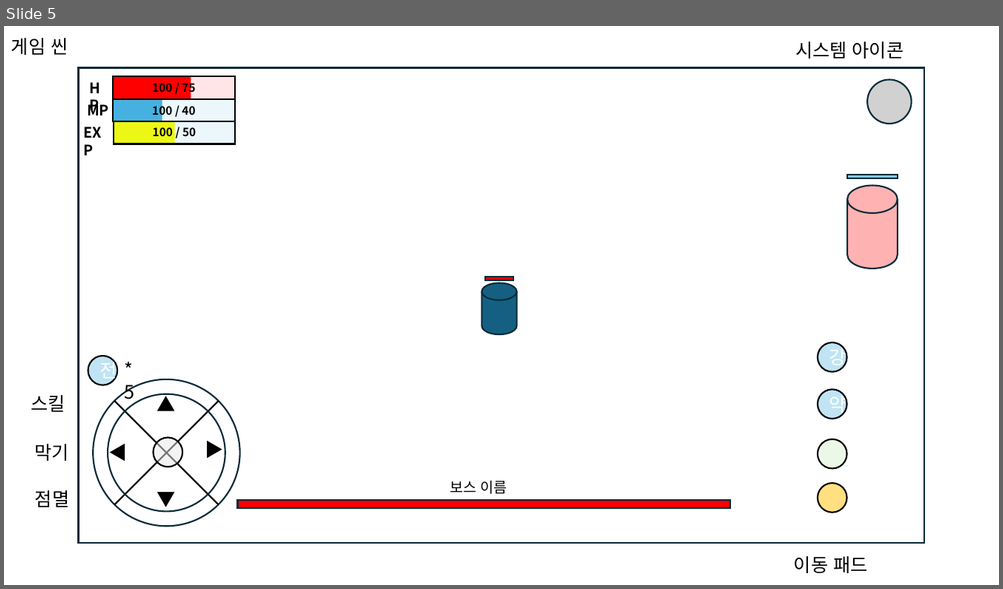
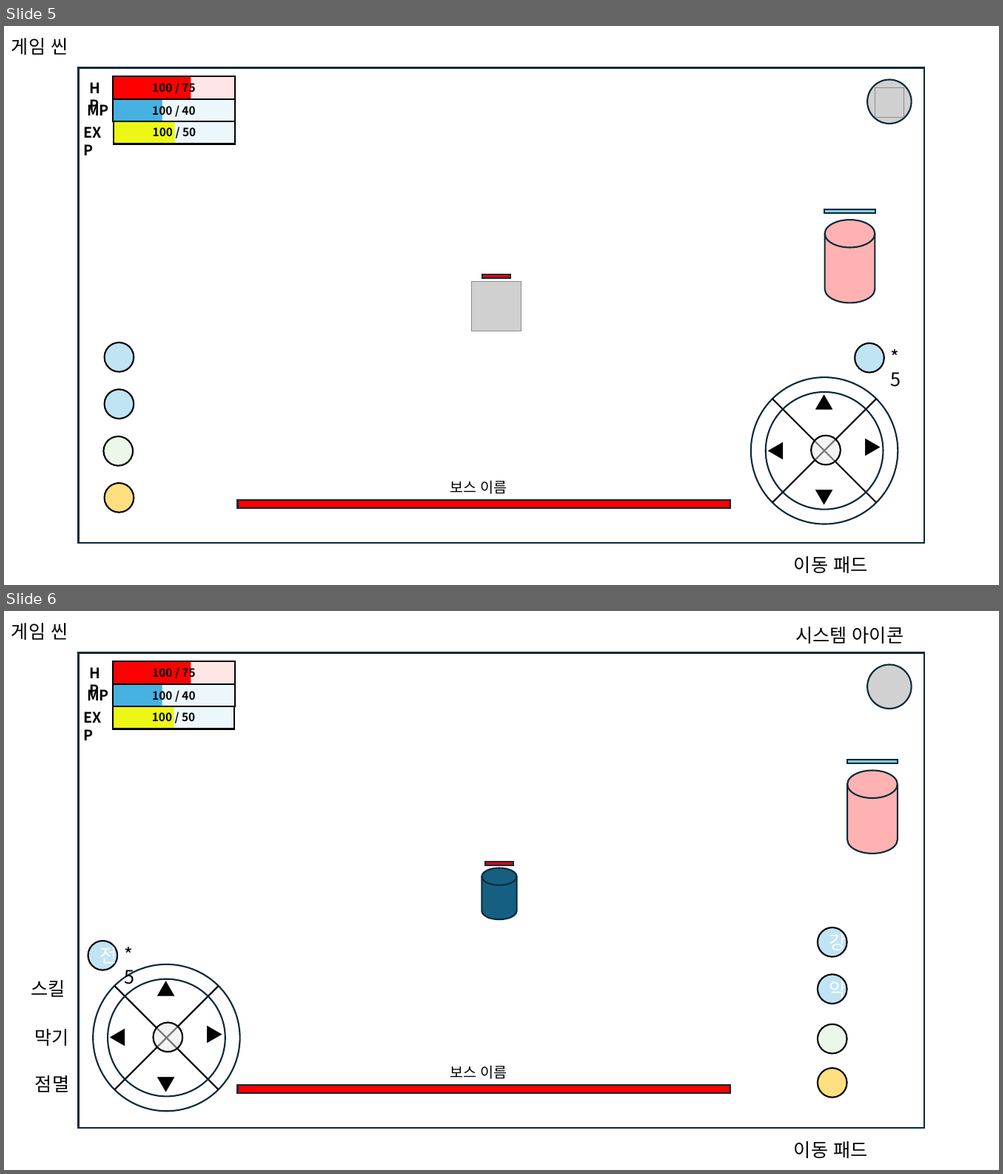
Before and after one commit to gitgiung/SBSAcademy_Team01, a slide deck: 씬 별 UI.pptx. Shown one above the other, each under a label of ours: slide 5 before the commit, slides 5 and 6 after it. The pictures are 1003x589 and 1003x1174 pixels, drawn with LibreOffice and Linux fonts; fonts in the diff are those of the drawing; grey boxes stand for pictures. Boxes give left, top, right and bottom in pixels: in the first picture for what was removed or moved away, otherwise in the second. Text is boxed around its words. In the diff, an @@ line names an element or a change of style, - is before the commit and + after.

```diff
--- a/씬 별 UI.pptx
+++ b/씬 별 UI.pptx
@@ slide 5 added at [4,26,999,585], background #FFFFFF @@
@@ text added at [11,38,68,55], 18 pt, text #000000 @@
+게임 씬
@@ rectangle added at [79,67,925,544], outline #092A39 1.5 pt @@
@@ text added at [82,76,117,101], 14 pt, text #000000, bold @@
+HP
@@ rectangle added at [113,77,190,99], fill #FF0000 @@
@@ rectangle added at [113,77,235,99], fill #FF0000 at 10% opacity, outline #000000 1.5 pt @@
@@ text added at [152,81,195,96], 11 pt, text #000000, bold @@
+100 / 75
@@ ellipse added at [868,80,911,124], fill #D1D1D1, outline #092A39 1.5 pt @@
@@ picture added at [875,88,904,117] @@
@@ text added at [87,101,109,116], 14 pt, text #000000, bold @@
+MP
@@ rectangle added at [113,99,162,121], fill #46B1E1 @@
@@ rectangle added at [113,99,235,121], fill #46B1E1 at 10% opacity, outline #000000 1.5 pt @@
@@ text added at [152,103,195,118], 11 pt, text #000000, bold @@
+100 / 40
@@ text added at [77,120,118,145], 14 pt, text #000000, bold @@
+EXP
@@ rectangle added at [113,121,174,144], fill #FFFF00 @@
@@ rectangle added at [113,121,235,144], fill #46B1E1 at 10% opacity, outline #000000 1.5 pt @@
@@ text added at [153,127,196,136], 11 pt, text #000000, bold @@
+100 / 50
@@ rectangle added at [824,210,875,213], fill #83CBEB, outline #092A39 1.5 pt @@
@@ cylinder added at [825,220,875,304], fill #FF0000 at 30% opacity, outline #092A39 1.5 pt @@
@@ picture added at [471,282,521,332] @@
@@ rectangle added at [481,275,510,279], fill #FF0000, outline #092A39 1.5 pt @@
@@ ellipse added at [105,343,134,372], fill #83CBEB at 50% opacity, outline #000000 1.5 pt @@
@@ ellipse added at [854,344,884,373], fill #83CBEB at 50% opacity, outline #000000 1.5 pt @@
@@ text added at [891,372,901,387], 18 pt, text #000000 @@
+*5
@@ ellipse added at [105,389,134,418], fill #83CBEB at 50% opacity, outline #000000 1.5 pt @@
@@ ellipse added at [103,437,132,466], fill #D9F2D0 at 50% opacity, outline #000000 1.5 pt @@
@@ group added at [751,378,898,525]: 4 texts, 3 ellipses, 2 lines @@
+▲
+▼
+◀
+▶
@@ ellipse added at [105,483,134,512], fill #FFC000 at 50% opacity, outline #000000 1.5 pt @@
@@ text added at [449,480,507,494], 14 pt, text #000000 @@
+보스 이름
@@ rectangle added at [238,500,730,508], fill #FF0000, outline #092A39 1.5 pt @@
@@ text added at [794,557,867,574], 18 pt, text #000000 @@
+이동 패드
@@ what was slide 5 is now slide 6 @@
```
Also in this commit, not shown: 1 slide changed.
